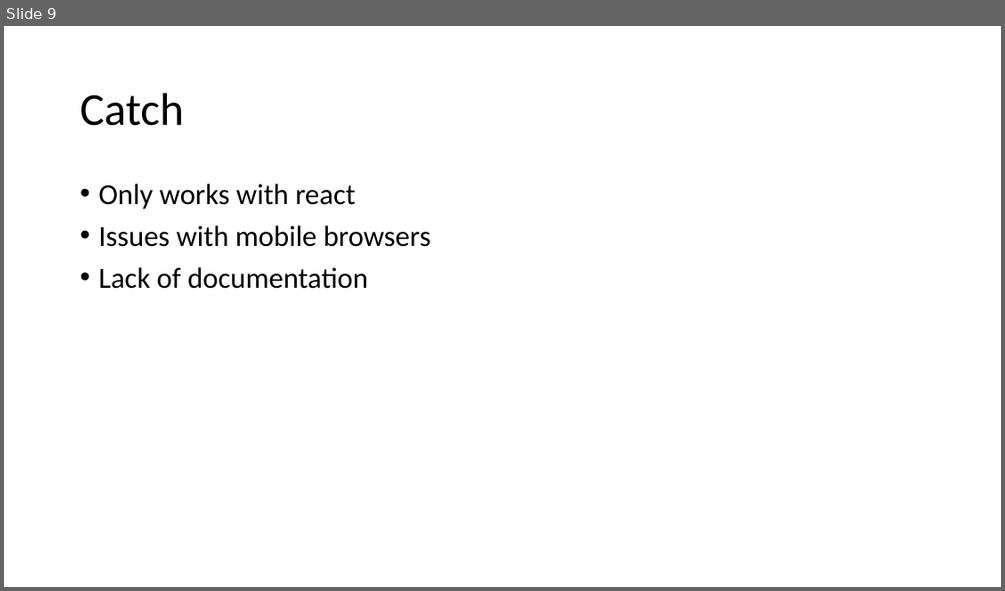
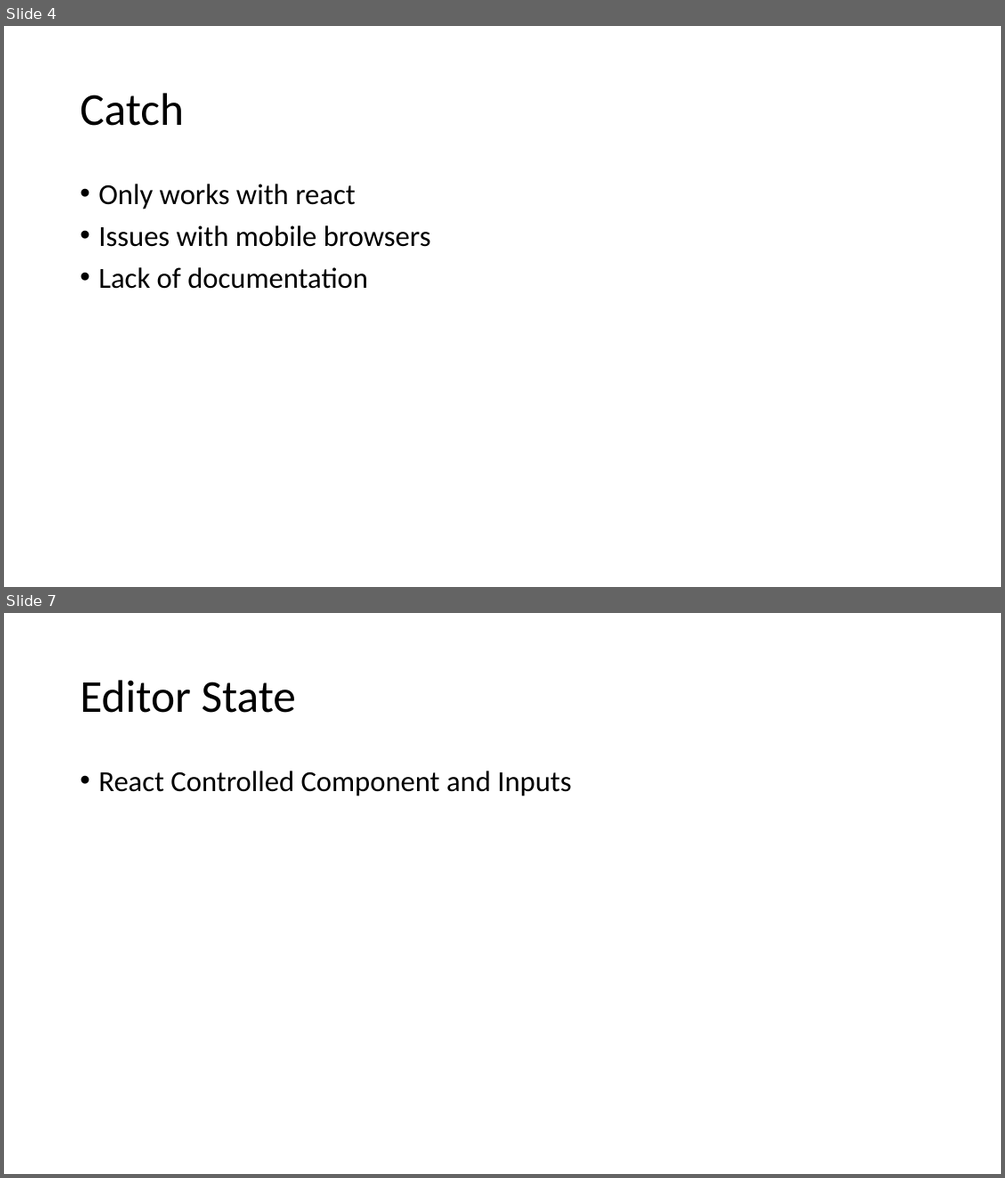
Before and after one commit to Daniel--cai/draft-js-retro, a slide deck: slide.pptx. Shown one above the other, each under a label of ours: slide 9 before the commit, slides 4 and 7 after it; the slides between them are not shown. The pictures are 1005x591 and 1005x1178 pixels, drawn with LibreOffice and Linux fonts; fonts in the diff are those of the drawing. Boxes give left, top, right and bottom in pixels: in the first picture for what was removed or moved away, otherwise in the second. Text is boxed around its words. In the diff, an @@ line names an element or a change of style, - is before the commit and + after.

```diff
--- a/slide.pptx
+++ b/slide.pptx
@@ slide 7 added at <box>4,613,1001,1174</box>, background #FFFFFF @@
@@ title added at <box>80,680,296,713</box>, 44 pt, text #000000 @@
+Editor State
@@ text added at <box>98,771,571,796</box>, 28 pt, text #000000 @@
+• React Controlled Component and Inputs
@@ what was slide 9 is now slide 4 @@
```
Also in this commit, not shown: 9 slides changed, 4 other slides added, 1 slide removed, 12 other files.
